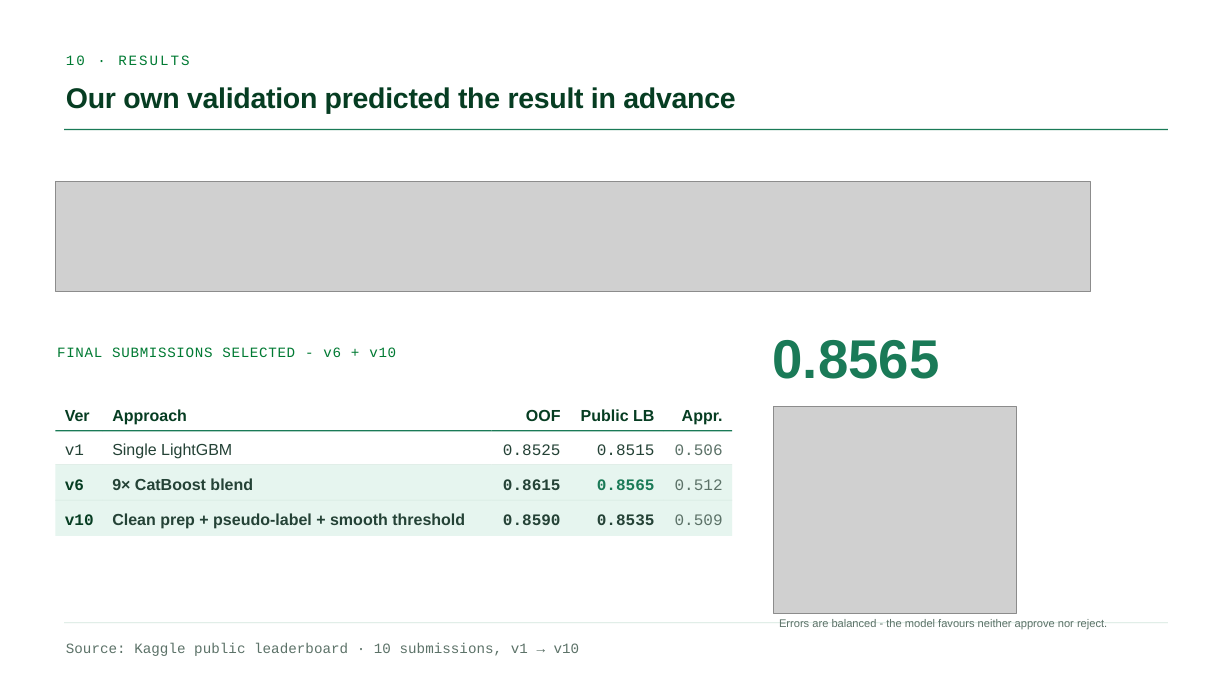
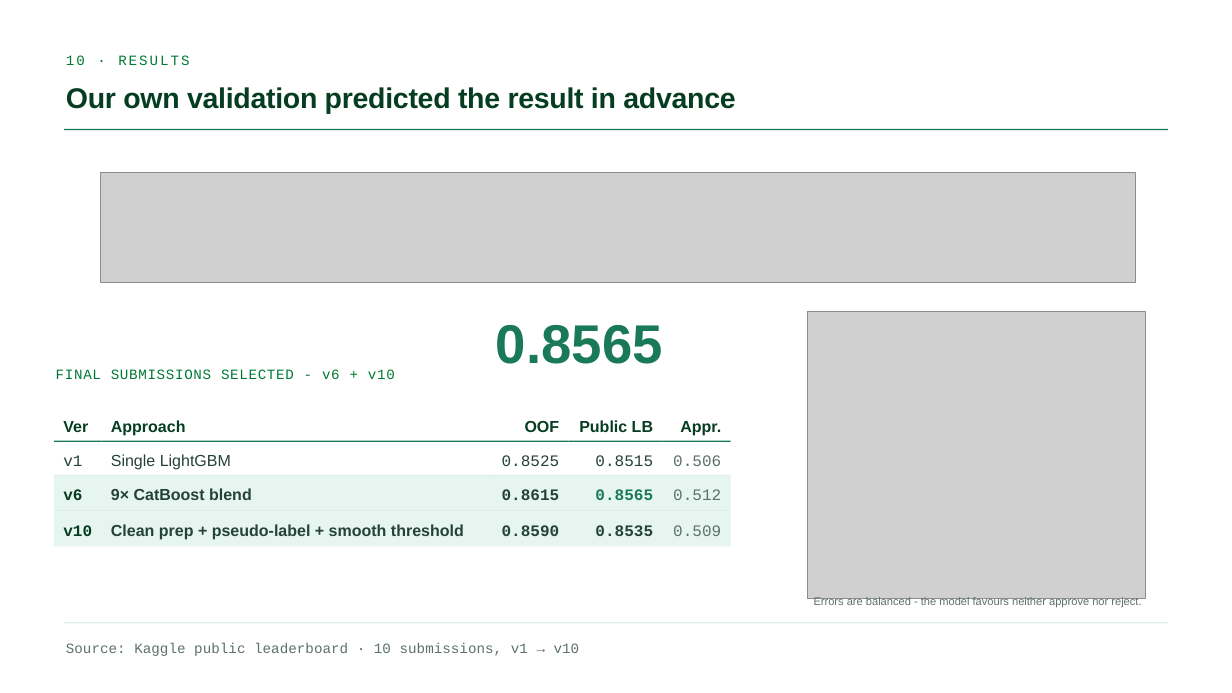
Before and after one commit to GianlucaBave/final-data-finance, a slide deck: slide 10 of presentation/Consulting_Finance_ML_Slides.pptx. Drawn at 1232x693 pixels with LibreOffice and Linux fonts; fonts in the diff are those of the drawing; grey boxes stand for pictures. Boxes give left, top, right and bottom in pixels: in the first picture for what was removed or moved away, otherwise in the second. Text is boxed around its words. In the diff, an @@ line names an element or a change of style, - is before the commit and + after.

```diff
--- a/presentation/Consulting_Finance_ML_Slides.pptx
+++ b/presentation/Consulting_Finance_ML_Slides.pptx
@@ picture: place and size @@
-picture at [55,182,1090,291]
+picture at [100,172,1135,282]
@@ text "0.8565": place and size @@
-text "0.8565" at [773,340,940,379]
+text "0.8565" at [496,325,663,364]
@@ picture: place and size @@
-picture at [773,407,1016,613]
+picture at [808,311,1145,598]
@@ text "FINAL SUBMISSIONS SELECTED - v6 ...": place and size @@
-text "FINAL SUBMISSIONS SELECTED - v6 ..." at [57,347,396,357]
+text "FINAL SUBMISSIONS SELECTED - v6 ..." at [56,369,395,379]
@@ 20 texts, 17 rectangles: place and size @@
-20 texts, 17 rectangles at [55,409,732,536]
+20 texts, 17 rectangles at [54,420,731,546]
@@ text "Errors are balanced - the ...": place and size @@
-text "Errors are balanced - the ..." at [779,619,1107,629]
+text "Errors are balanced - the ..." at [814,597,1141,608]
```
Also in this commit, not shown: 2 other slides changed.
